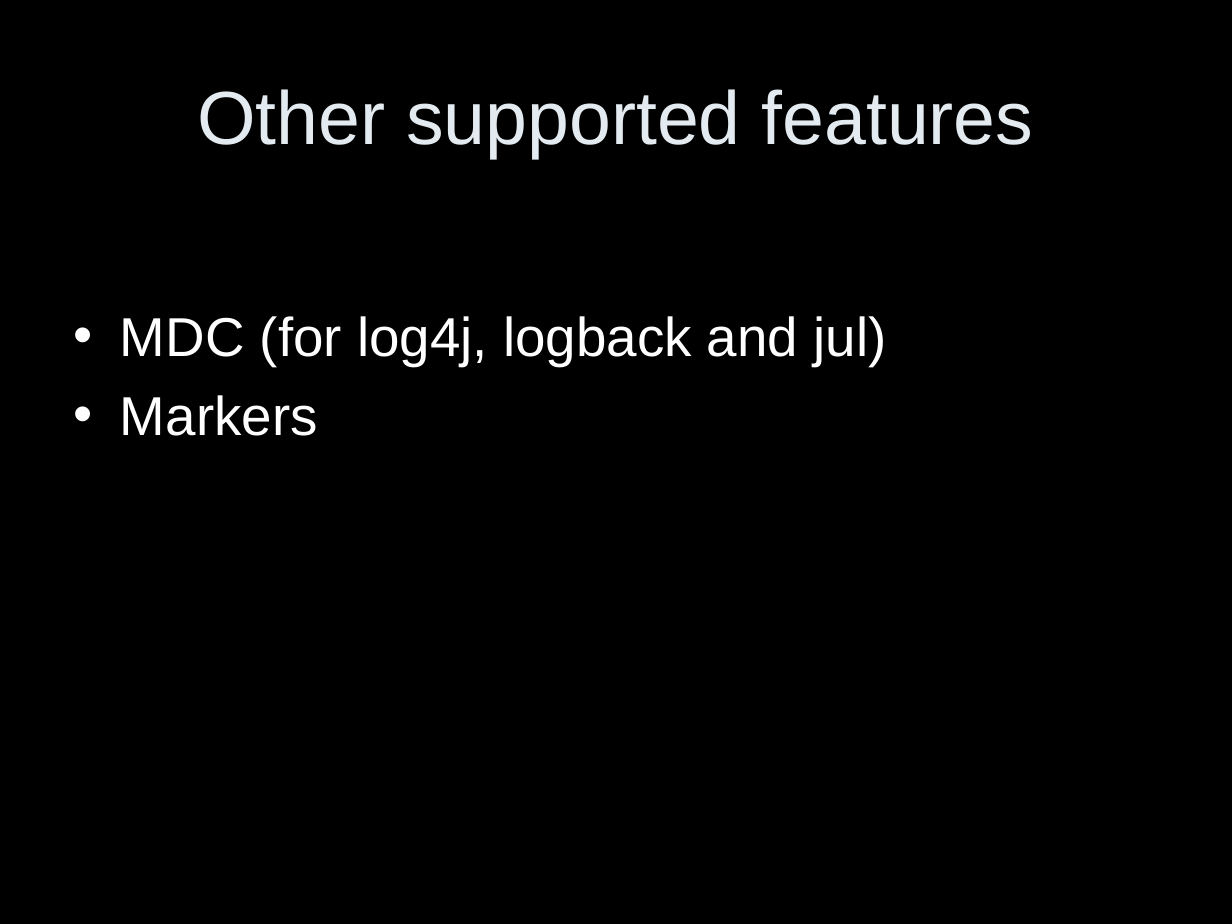
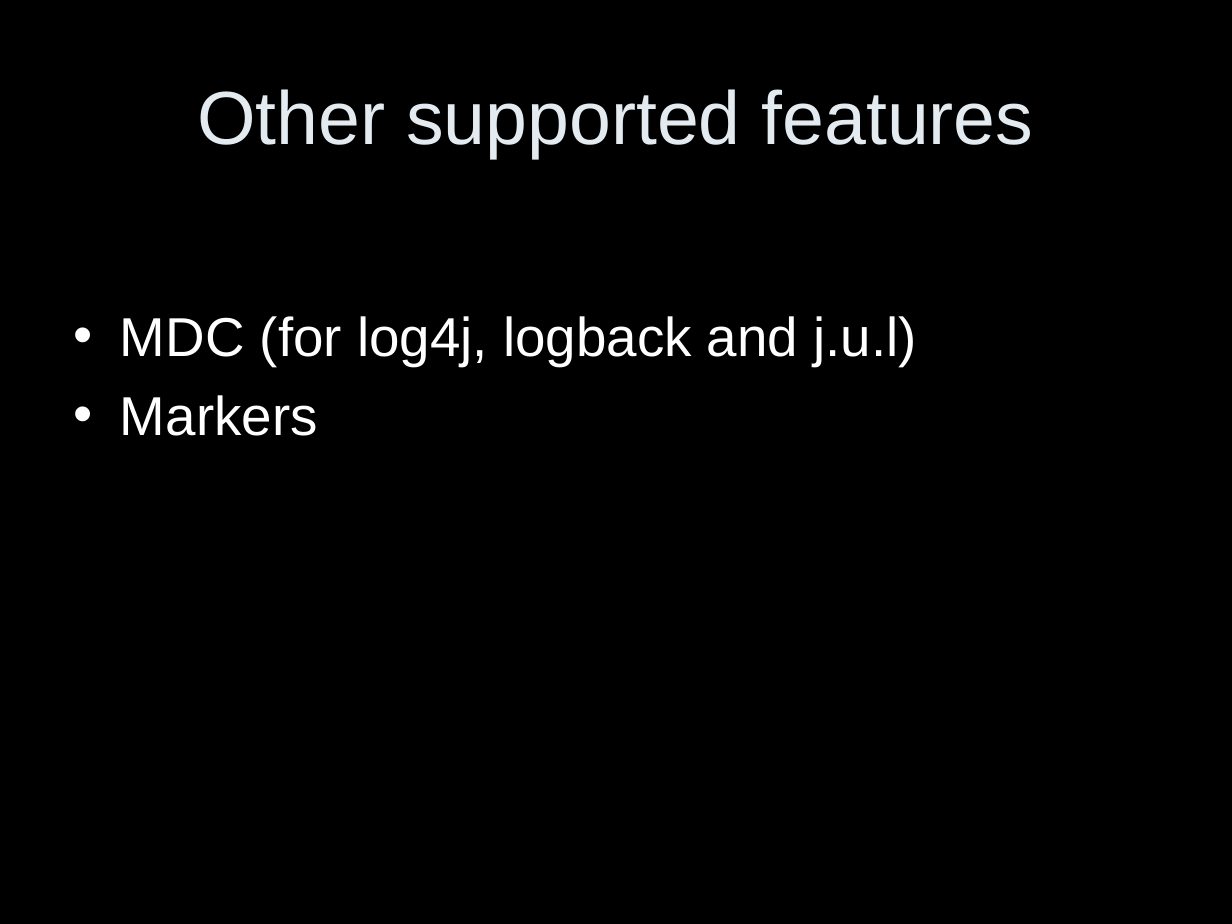
Before and after one commit to vs/junit4, a slide deck: slide 7 of modules/slf4j/slf4j-site/src/site/resources/slf4j-in-10-slides.ppt (slide 8 before the commit). Drawn at 1232x924 pixels with LibreOffice and Linux fonts; fonts in the diff are those of the drawing. Boxes give left, top, right and bottom in pixels: in the first picture for what was removed or moved away, otherwise in the second. Text is boxed around its words. In the diff, an @@ line names an element or a change of style, - is before the commit and + after.

```diff
--- a/modules/slf4j/slf4j-site/src/site/resources/slf4j-in-10-slides.ppt
+++ b/modules/slf4j/slf4j-site/src/site/resources/slf4j-in-10-slides.ppt
@@ text at [120, 316, 916, 366]: text changed @@
-• MDC (for log4j, logback and jul)
+• MDC (for log4j, logback and j.u.l)
```
Also in this commit, not shown: 3 other slides changed.
